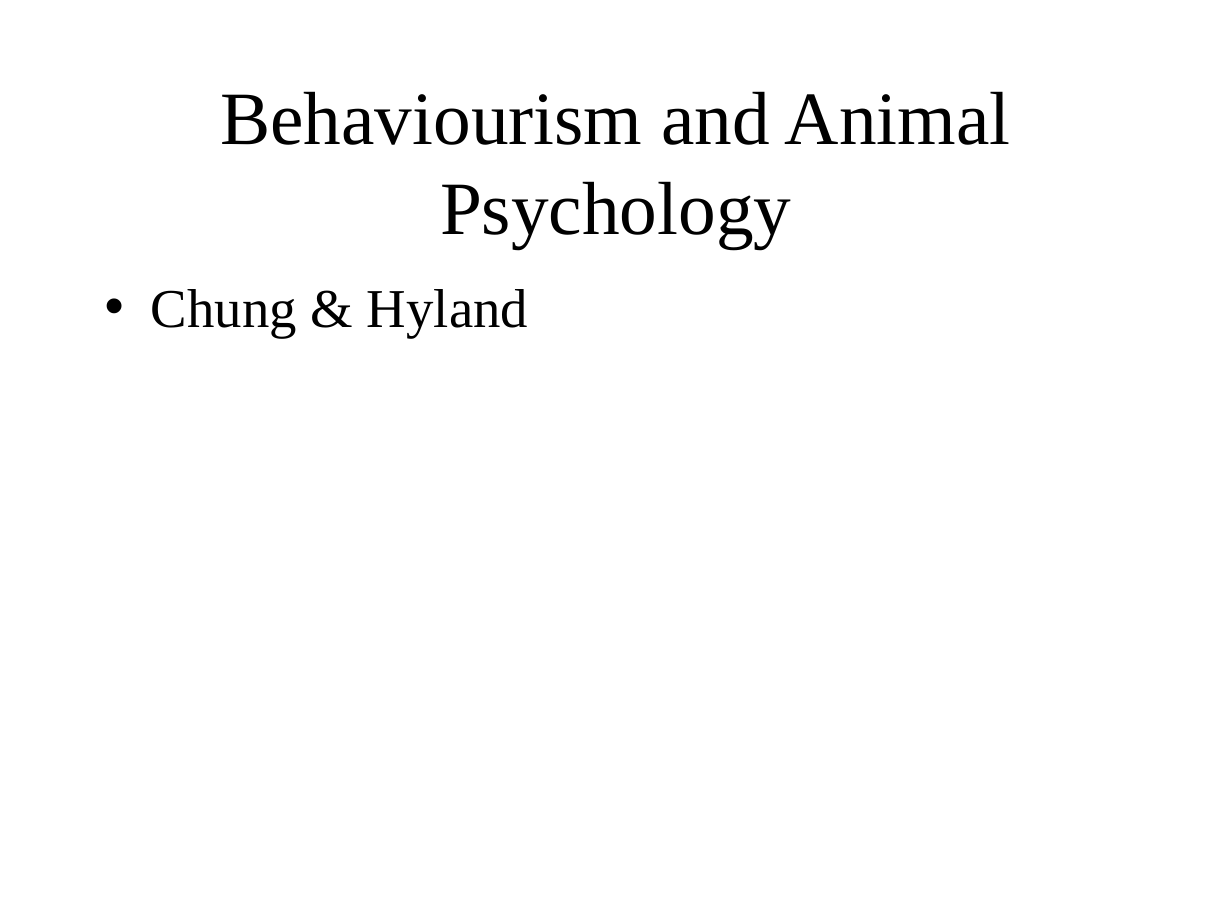
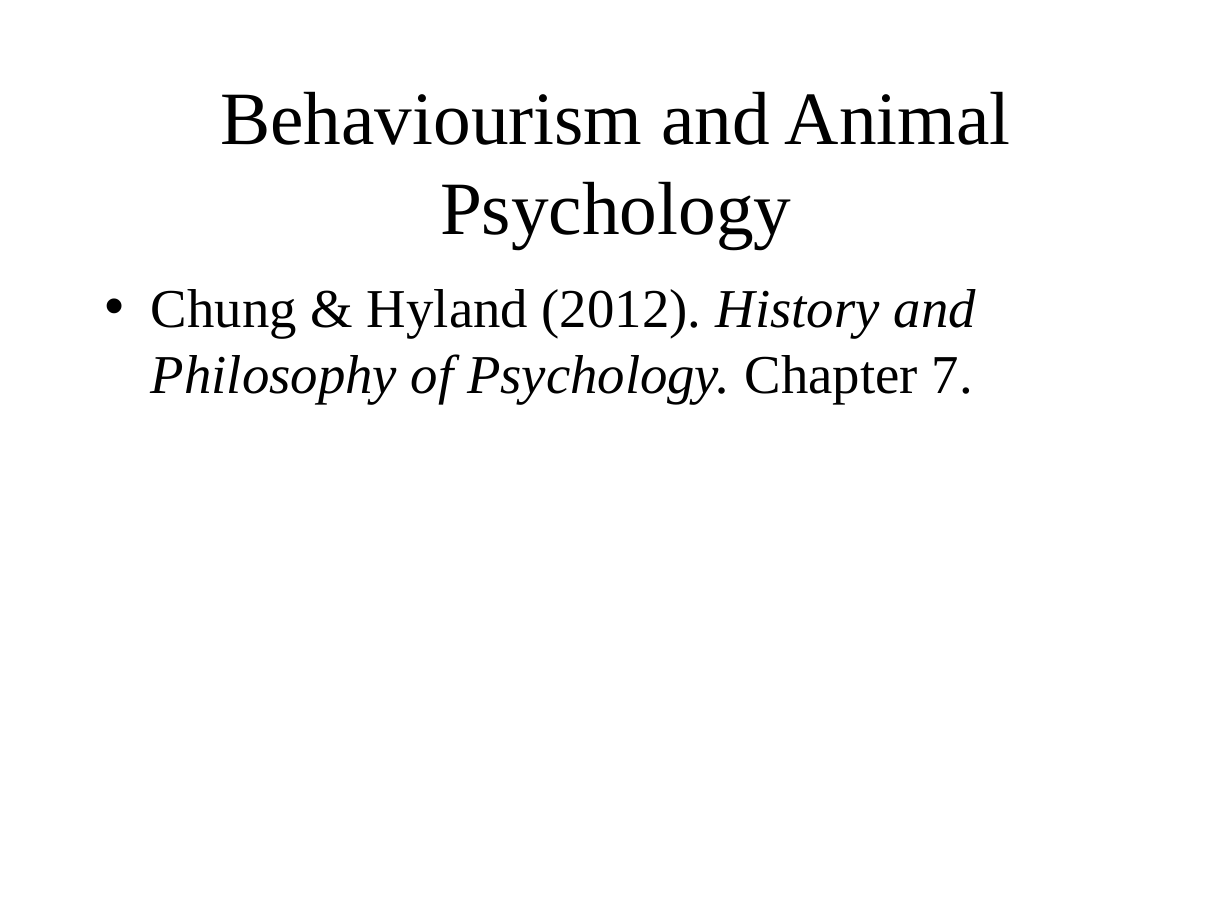
Before and after one commit to ajwills72/critical-thinking, a slide deck: slide 1 of src/behaviourism.odp. Drawn at 1232x924 pixels with LibreOffice and Linux fonts; fonts in the diff are those of the drawing. Boxes give left, top, right and bottom in pixels: in the first picture for what was removed or moved away, otherwise in the second. Text is boxed around its words. In the diff, an @@ line names an element or a change of style, - is before the commit and + after.

Commit message:
Tidied up Michael's behaviourism lecture.

```diff
--- a/src/behaviourism.odp
+++ b/src/behaviourism.odp
@@ text at bbox=[151, 289, 976, 404]: text changed; italic on @@
-• Chung & Hyland
+• Chung & Hyland (2012). History and Philosophy of Psychology. Chapter 7.
```
Also in this commit, not shown: 8 other slides changed, 7 slides removed, 1 other file.
